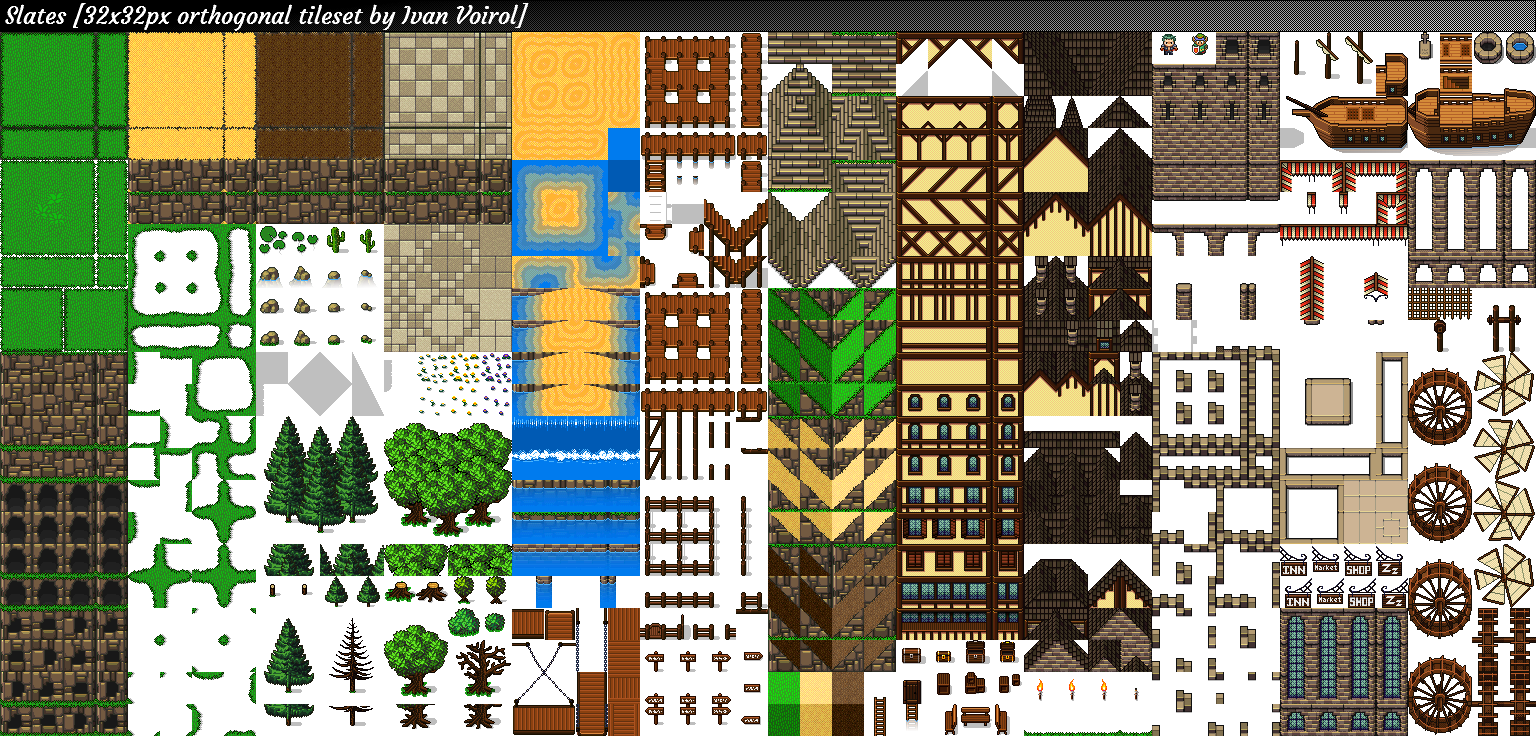
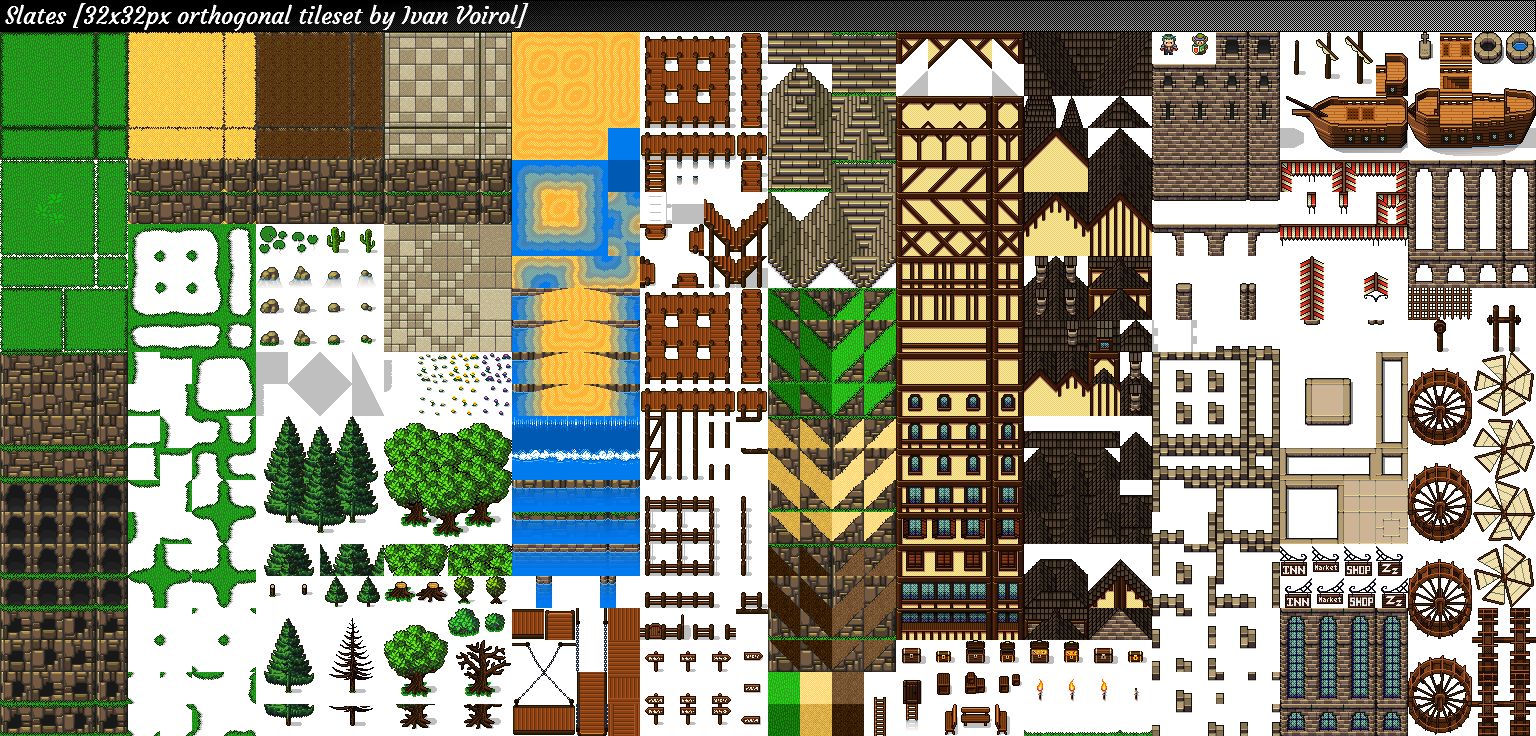
Before/after of a (1536, 736) layered artwork. What changed in the layer stack:
added layer "Layer 7" above "Layer 6" over box(1032, 650, 1047, 654)
added layer "Layer 6" above "Layer 8" over box(1030, 640, 1083, 664)
added layer "Layer 8" above "Layer 0" over box(1094, 648, 1147, 664)
painted on "Layer 0" over box(1024, 640, 1152, 672)
